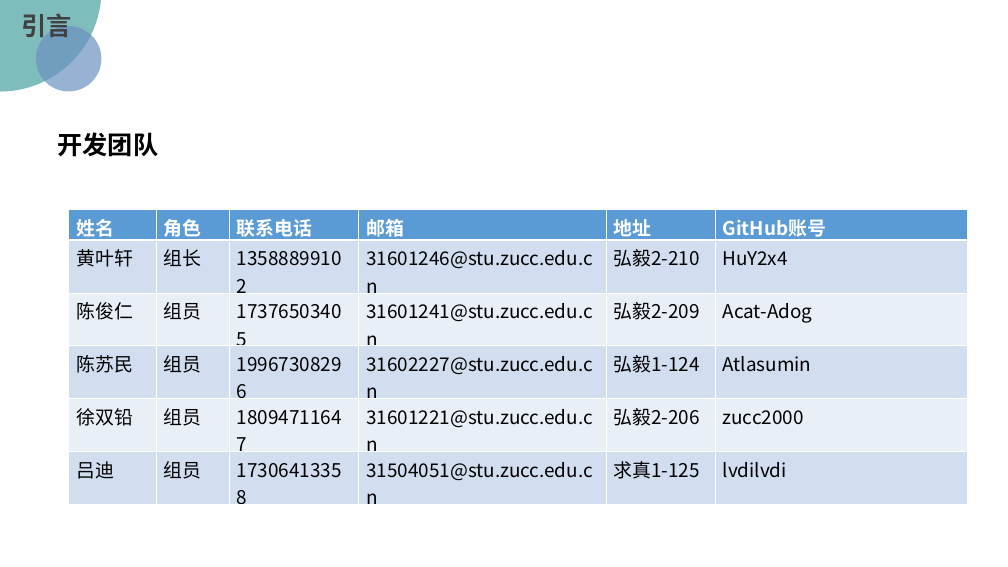
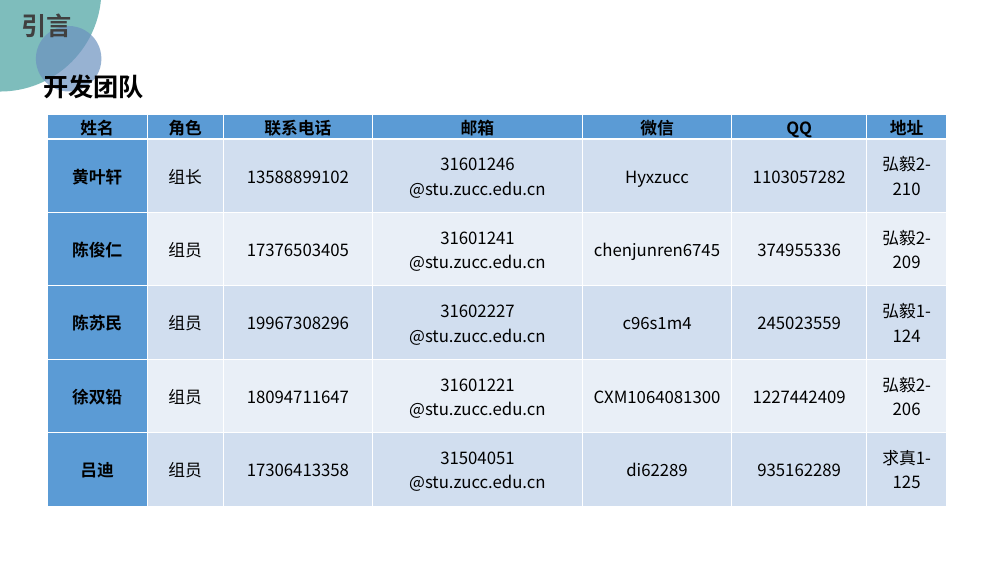
Before and after one commit to PRD2018/PRD2018-G15, a slide deck: slide 9 of 受控文档/01-需求工程项目计划/[PRD-15]需求工程项目计划.pptx (slide 8 before the commit). Drawn at 1008x567 pixels with LibreOffice and Linux fonts; fonts in the diff are those of the drawing; background and template pictures are left out. Boxes give left, top, right and bottom in pixels: in the first picture for what was removed or moved away, otherwise in the second. Text is boxed around its words. In the diff, an @@ line names an element or a change of style, - is before the commit and + after.

```diff
--- a/受控文档/01-需求工程项目计划/[PRD-15]需求工程项目计划.pptx
+++ b/受控文档/01-需求工程项目计划/[PRD-15]需求工程项目计划.pptx
@@ text "开发团队" rewrapped from (57,132,158,157) to (43,71,144,104) @@
@@ table at (47,114,947,506) @@
-column 4: 邮箱 | 31601246@stu.zucc.edu.cn | 31601241@stu.zucc.edu.cn | 31602227@stu.zucc.edu.cn | 31601221@stu.zucc.edu.cn | 31504051@stu.zucc.edu.cn
+column 4: 邮箱 | 31601246 / @stu.zucc.edu.cn | 31601241 / @stu.zucc.edu.cn | 31602227 / @stu.zucc.edu.cn | 31601221 / @stu.zucc.edu.cn | 31504051 / @stu.zucc.edu.cn
+column 5: 微信 | Hyxzucc | chenjunren6745 | c96s1m4 | CXM1064081300 | di62289
+column 6: QQ | 1103057282 | 374955336 | 245023559 | 1227442409 | 935162289
-column 6: GitHub账号 | HuY2x4 | Acat-Adog | Atlasumin | zucc2000 | lvdilvdi
@@ table: place and size @@
-table at (69,209,967,504)
+table at (47,114,947,506)
```
Also in this commit, not shown: 45 other slides changed, 5 slides added, 5 slides removed, 4 other files.
